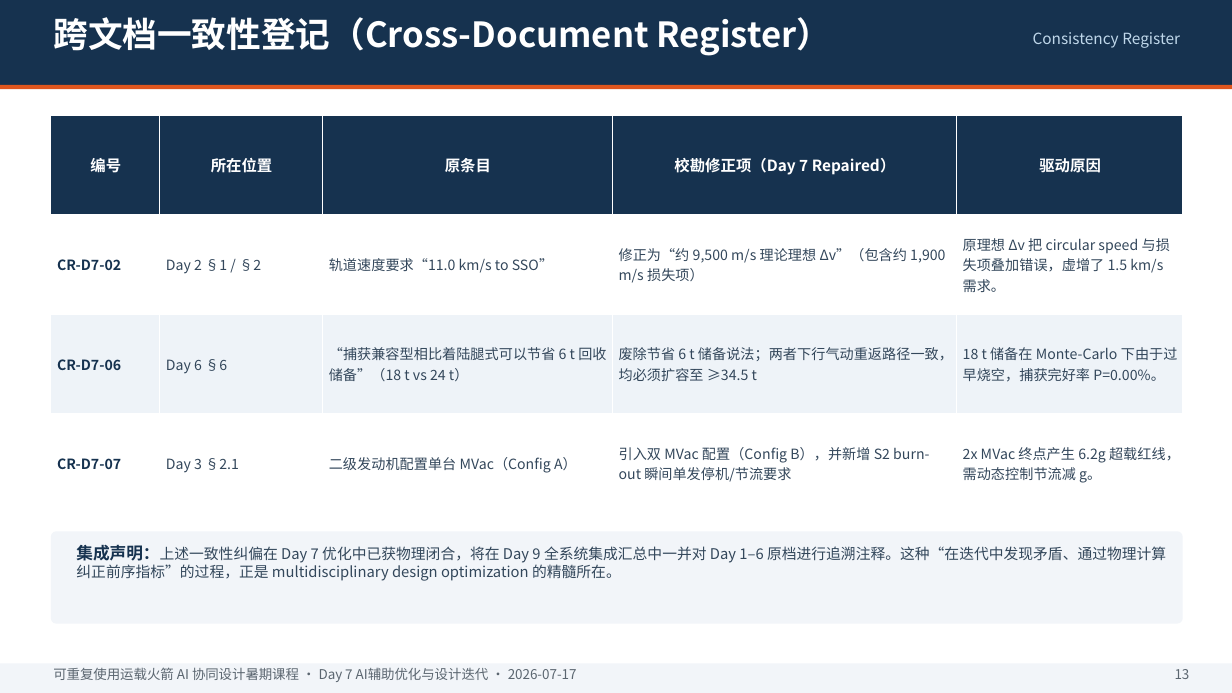
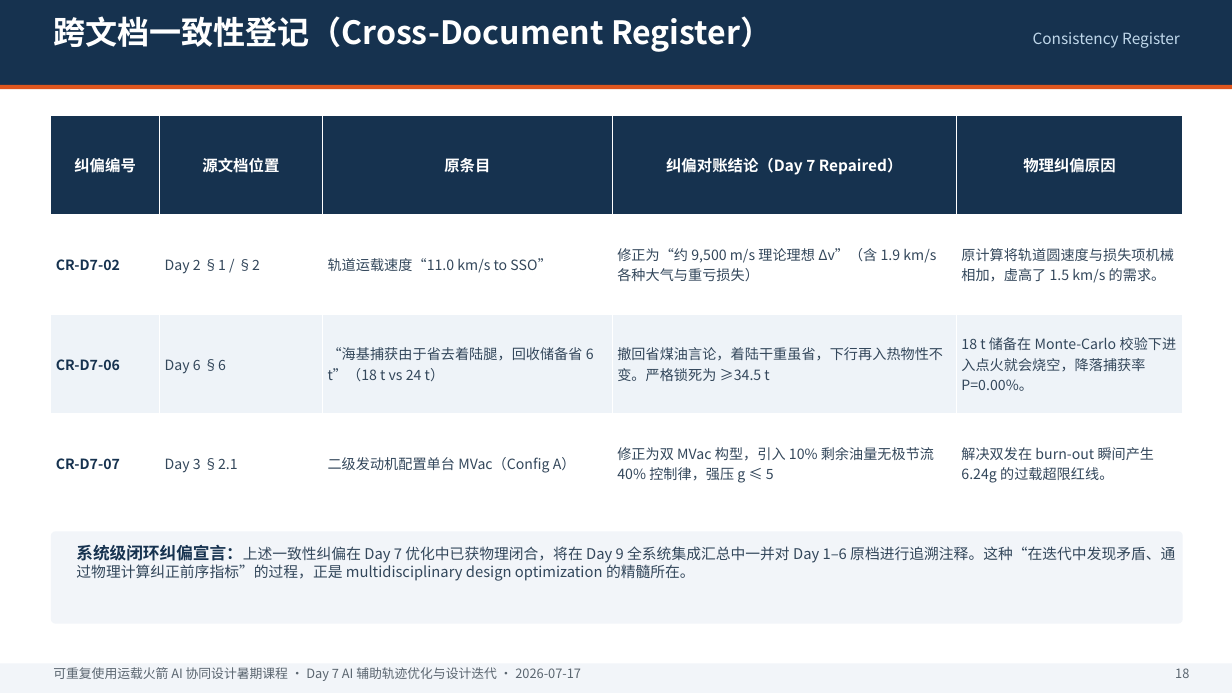
Before and after one commit to irev88/rocket, a slide deck: slide 19 of Day7_AI_辅助优化_设计迭代.pptx (slide 14 before the commit). Drawn at 1232x693 pixels with LibreOffice and Linux fonts; fonts in the diff are those of the drawing. Boxes give left, top, right and bottom in pixels: in the first picture for what was removed or moved away, otherwise in the second. Text is boxed around its words. In the diff, an @@ line names an element or a change of style, - is before the commit and + after.

```diff
--- a/Day7_AI_辅助优化_设计迭代.pptx
+++ b/Day7_AI_辅助优化_设计迭代.pptx
@@ text "跨文档一致性登记（Cross-Document Register）" at (53, 16, 772, 52): size 27 to 25 pt @@
@@ table at (51, 116, 1183, 513) @@
-row 1: 编号 | 所在位置 | 原条目 | 校勘修正项（Day 7 Repaired） | 驱动原因
+row 1: 纠偏编号 | 源文档位置 | 原条目 | 纠偏对账结论（Day 7 Repaired） | 物理纠偏原因
-row 2: CR-D7-02 | Day 2 §1 / §2 | 轨道速度要求“11.0 km/s to SSO” | 修正为“约 9,500 m/s 理论理想 Δv”（包含约 1,900 m/s 损失项） | 原理想 Δv 把 circular speed 与损失项叠加错误，虚增了 1.5 km/s 需求。
+row 2: CR-D7-02 | Day 2 §1 / §2 | 轨道运载速度“11.0 km/s to SSO” | 修正为“约 9,500 m/s 理论理想 Δv”（含 1.9 km/s 各种大气与重亏损失） | 原计算将轨道圆速度与损失项机械相加，虚高了 1.5 km/s 的需求。
-row 3: CR-D7-06 | Day 6 §6 | “捕获兼容型相比着陆腿式可以节省 6 t 回收储备”（18 t vs 24 t） | 废除节省 6 t 储备说法；两者下行气动重返路径一致，均必须扩容至 ≥34.5 t | 18 t 储备在 Monte-Carlo 下由于过早烧空，捕获完好率 P=0.00%。
+row 3: CR-D7-06 | Day 6 §6 | “海基捕获由于省去着陆腿，回收储备省 6 t”（18 t vs 24 t） | 撤回省煤油言论，着陆干重虽省，下行再入热物性不变。严格锁死为 ≥34.5 t | 18 t 储备在 Monte-Carlo 校验下进入点火就会烧空，降落捕获率 P=0.00%。
-row 4, column 4: 引入双 MVac 配置（Config B），并新增 S2 burn-out 瞬间单发停机/节流要求
+row 4, column 4: 修正为双 MVac 构型，引入 10% 剩余油量无极节流 40% 控制律，强压 g ≤ 5
-row 4, column 5: 2x MVac 终点产生 6.2g 超载红线，需动态控制节流减 g。
+row 4, column 5: 解决双发在 burn-out 瞬间产生 6.24g 的过载超限红线。
@@ rounded rectangle at (51, 531, 1183, 624): proportions changed @@
@@ text at (76, 545, 1175, 581): text changed @@
-集成声明：上述一致性纠偏在 Day 7 优化中已获物理闭合，将在 Day 9 全系统集成汇总中一并对 Day 1–6 原档进行追溯注释。这种“在迭代中发现矛盾、通过物理计算纠正前序指标”的过程，正是 multidisciplinary design optimization 的精髓所在。
+系统级闭环纠偏宣言：上述一致性纠偏在 Day 7 优化中已获物理闭合，将在 Day 9 全系统集成汇总中一并对 Day 1–6 原档进行追溯注释。这种“在迭代中发现矛盾、通过物理计算纠正前序指标”的过程，正是 multidisciplinary design optimization 的精髓所在。
@@ text at (53, 667, 581, 681): text changed; size 10.5 to 10 pt @@
-可重复使用运载火箭 AI 协同设计暑期课程 · Day 7 AI辅助优化与设计迭代 · 2026-07-17
+可重复使用运载火箭 AI 协同设计暑期课程 · Day 7 AI 辅助轨迹优化与设计迭代 · 2026-07-17
@@ text at (1175, 668, 1189, 678): text changed; size 10.5 to 10 pt @@
-13
+18
```
Also in this commit, not shown: 14 other slides changed, 5 slides added, 3 other files.
